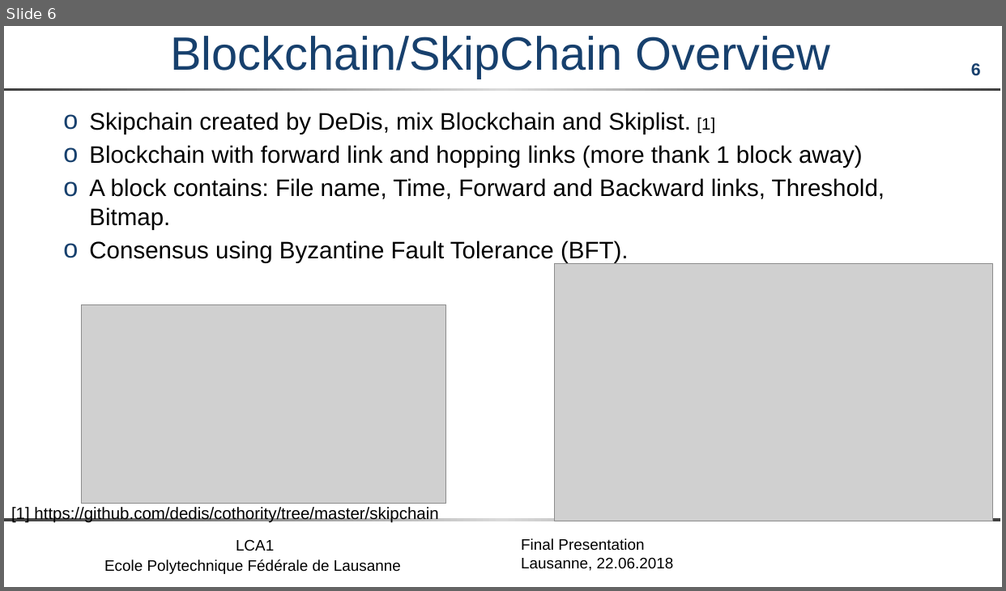
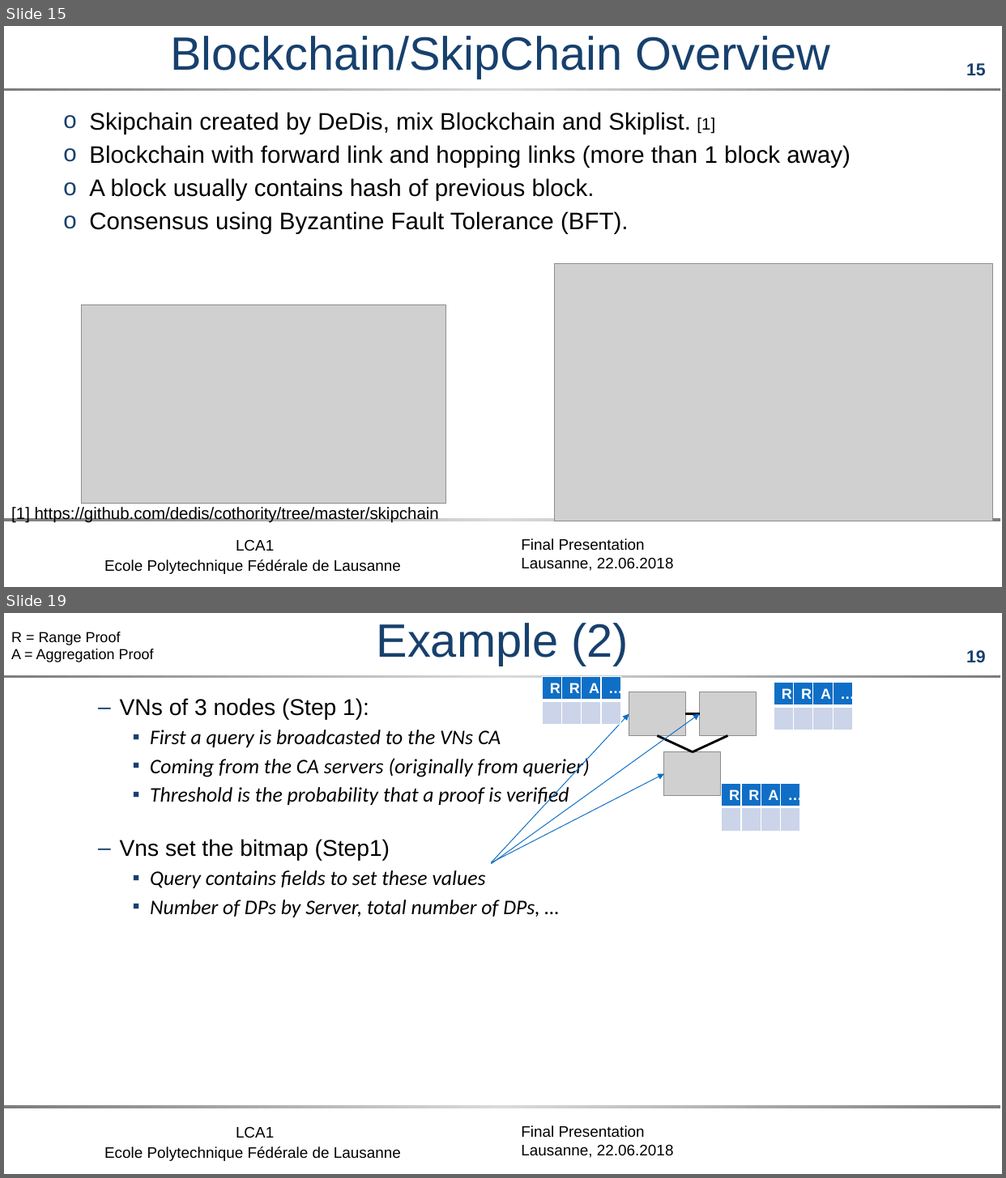
Before and after one commit to maxpr/MasterProjectDocuments, a slide deck: OPT/doc/FinalPresentation.pptx. Shown one above the other, each under a label of ours: slide 6 before the commit, slides 15 and 19 after it; the slides between them are not shown. The pictures are 1006x591 and 1006x1178 pixels, drawn with LibreOffice and Linux fonts; fonts in the diff are those of the drawing; grey boxes stand for pictures; background and template pictures are left out. Boxes give left, top, right and bottom in pixels: in the first picture for what was removed or moved away, otherwise in the second. Text is boxed around its words. In the diff, an @@ line names an element or a change of style, - is before the commit and + after.

```diff
--- a/OPT/doc/FinalPresentation.pptx
+++ b/OPT/doc/FinalPresentation.pptx
@@ slide 19 added at (4, 613, 1002, 1174), background #FFFFFF; not listed: 5 template elements that a slide beside it also shows @@
@@ text added at (11, 632, 154, 662), 14 pt, text #000000 @@
+R = Range Proof
+A = Aggregation Proof
@@ title added at (377, 623, 629, 665), 45 pt, text #17406D @@
+Example (2)
@@ table added at (543, 677, 620, 726), 2 rows, 4 columns @@
+R | R | A | …
+ |  |  | 
@@ table added at (774, 683, 852, 733), 2 rows, 4 columns @@
+R | R | A | …
+ |  |  | 
@@ text added at (120, 698, 590, 918), 20 pt, text #000000, italic @@
+  – VNs of 3 nodes (Step 1):
+    ▪ First a query is broadcasted to the VNs CA
+    ▪ Coming from the CA servers (originally from querier)
+    ▪ Threshold is the probability that a proof is verified
+  – Vns set the bitmap (Step1)
+    ▪ Query contains fields to set these values
+    ▪ Number of DPs by Server, total number of DPs, …
@@ arrow added from (492, 864) to (700, 714), #0A6DC6 0.75 pt @@
@@ arrow added from (492, 863) to (629, 714), #0A6DC6 0.75 pt @@
@@ group added at (629, 692, 812, 817): 3 pictures, 3 lines, 1 rectangle @@
@@ arrow added from (492, 863) to (664, 774), #0A6DC6 0.75 pt @@
@@ table added at (722, 784, 799, 834), 2 rows, 4 columns @@
+R | R | A | …
+ |  |  | 
@@ what was slide 6 is now slide 15 @@
@@ slide 15 changed as well @@
@@ page number at (966, 63, 986, 76): text changed @@
-6
+15
@@ rectangle at (4, 88, 1001, 91): fill gradient #818181 to #DADADA to gradient #7D7D7D to #DADADA @@
@@ text at (89, 112, 715, 234): less space between paragraphs @@
@@ text at (89, 145, 850, 201): text changed @@
-o Blockchain with forward link and hopping links (more thank 1 block away)
-o A block contains: File name, Time, Forward and Backward links, Threshold, Bitmap.
+o Blockchain with forward link and hopping links (more than 1 block away)
+o A block usually contains hash of previous block.
@@ rectangle at (4, 518, 1001, 522): fill gradient #818181 to #DADADA to gradient #7D7D7D to #DADADA @@
```
Also in this commit, not shown: 5 other slides changed, 29 other slides added, 6 slides removed, 8 other files.
